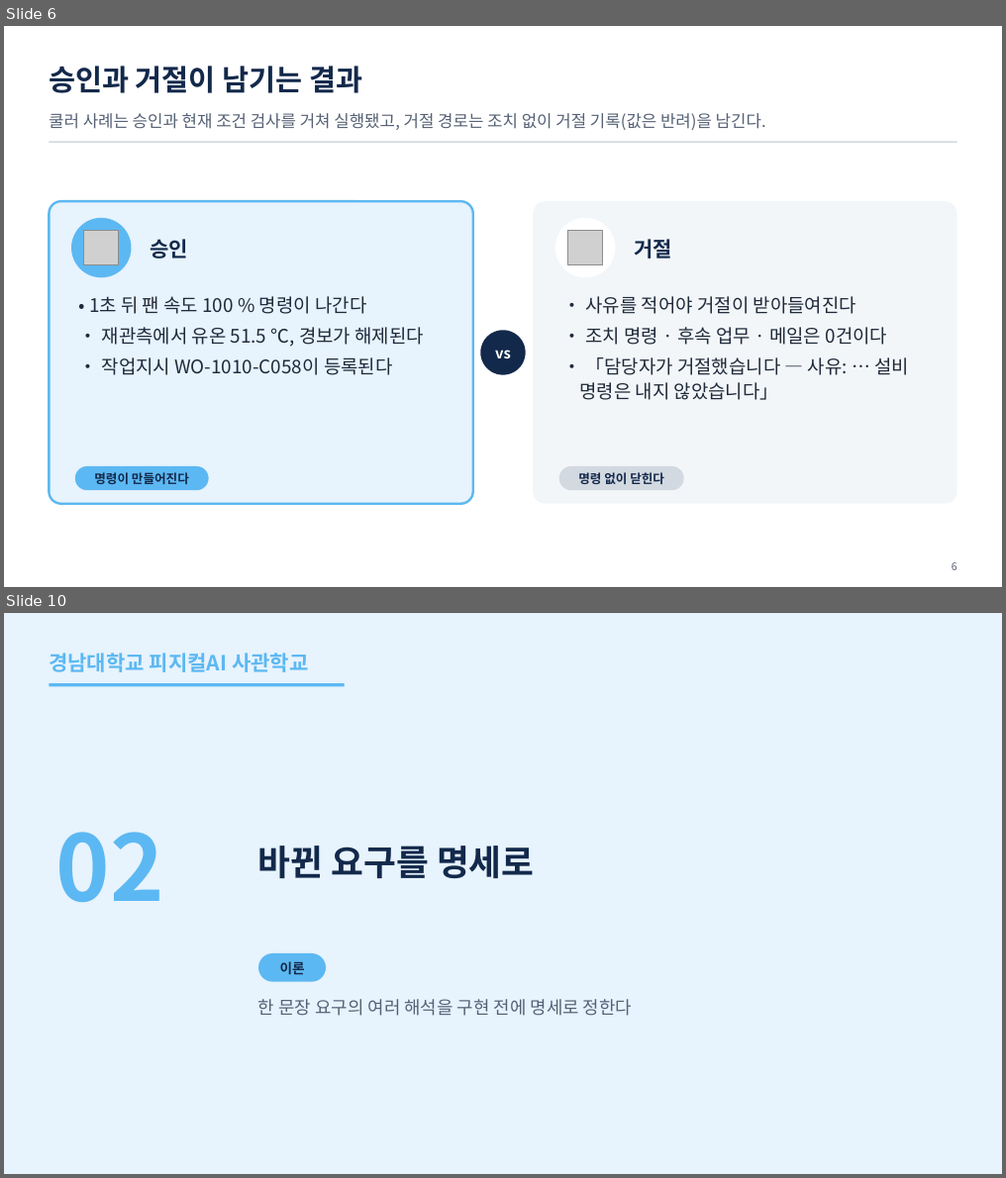
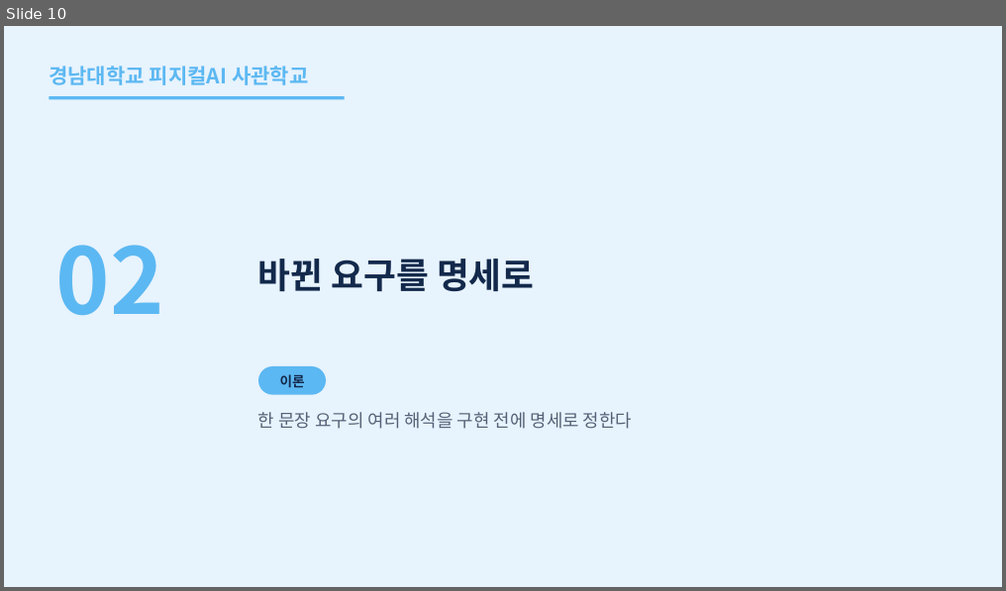
Before and after one commit to uengine-oss/hyd-iot-edu, a slide deck: workspace/강의제작/산출물/통합반/이론_오프라인/07회차/통합반_오프라인_07회차.pptx. Shown one above the other, each under a label of ours: slides 6 and 10 before the commit, slide 10 after it; the slides between them are not shown. The pictures are 1006x1178 and 1006x591 pixels, drawn with LibreOffice and Linux fonts; fonts in the diff are those of the drawing; grey boxes stand for pictures. Boxes give left, top, right and bottom in pixels: in the first picture for what was removed or moved away, otherwise in the second. Text is boxed around its words. In the diff, an @@ line names an element or a change of style, - is before the commit and + after.

Commit message:
통합반 현장 7회차 1~9장 승인 역할·결정 근거와 현장 질문을 확정

```diff
--- a/workspace/강의제작/산출물/통합반/이론_오프라인/07회차/통합반_오프라인_07회차.pptx
+++ b/workspace/강의제작/산출물/통합반/이론_오프라인/07회차/통합반_오프라인_07회차.pptx
@@ slide 6 removed at [4,26,1002,587], background #FFFFFF @@
@@ text removed at [49,66,362,93] @@
-승인과 거절이 남기는 결과
@@ text removed at [49,113,766,130] @@
-쿨러 사례는 승인과 현재 조건 검사를 거쳐 실행됐고, 거절 경로는 조치 없이 거절 기록(값은 반려)을 남긴다.
@@ rectangle removed at [49,141,957,143] @@
@@ rounded rectangle removed at [49,201,473,503] @@
@@ rounded rectangle removed at [534,201,957,503] @@
@@ ellipse removed at [71,218,132,277] @@
@@ picture removed at [84,230,119,265] @@
@@ ellipse removed at [555,218,616,277] @@
@@ picture removed at [567,230,602,265] @@
@@ text removed at [150,239,188,259] @@
-승인
@@ text removed at [634,239,672,259] @@
-거절
@@ text removed at [89,296,425,375] @@
-• 1초 뒤 팬 속도 100 % 명령이 나간다
-• 재관측에서 유온 51.5 ℃, 경보가 해제된다
-• 작업지시 WO-1010-C058이 등록된다
@@ text removed at [579,296,909,400] @@
-• 사유를 적어야 거절이 받아들여진다
-• 조치 명령 · 후속 업무 · 메일은 0건이다
-• 「담당자가 거절했습니다 — 사유: … 설비 명령은 내지 않았습니다」
@@ ellipse removed at [481,331,526,375] @@
@@ text removed at [495,350,511,359] @@
-vs
@@ rounded rectangle removed at [75,467,208,491] @@
@@ rounded rectangle removed at [559,467,684,491] @@
@@ text removed at [94,472,189,484] @@
-명령이 만들어진다
@@ text removed at [578,472,664,484] @@
-명령 없이 닫힌다
@@ text removed at [951,563,957,570] @@
-6
```
Also in this commit, not shown: 6 slides changed, 3 slides added, 2 other slides removed, 11 other files.
